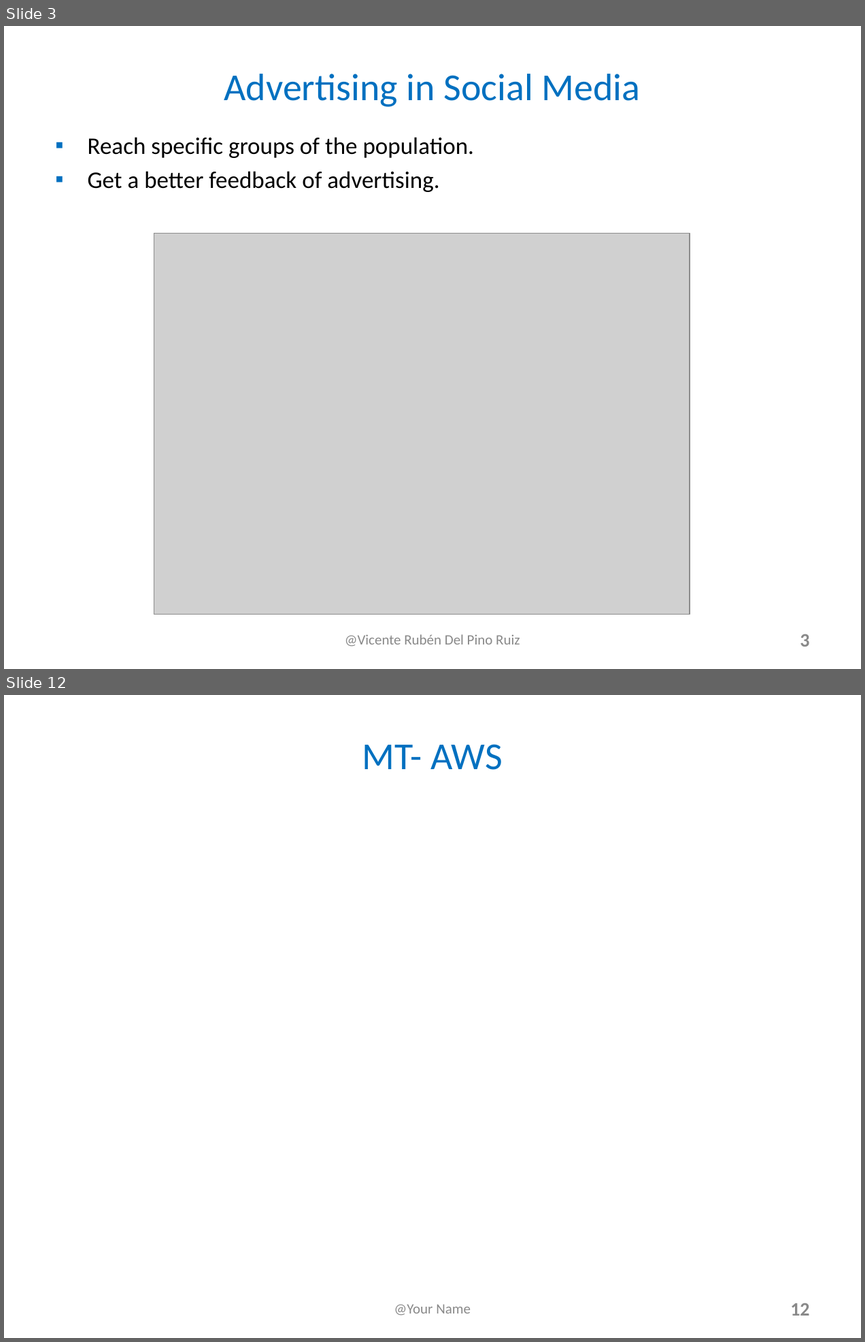
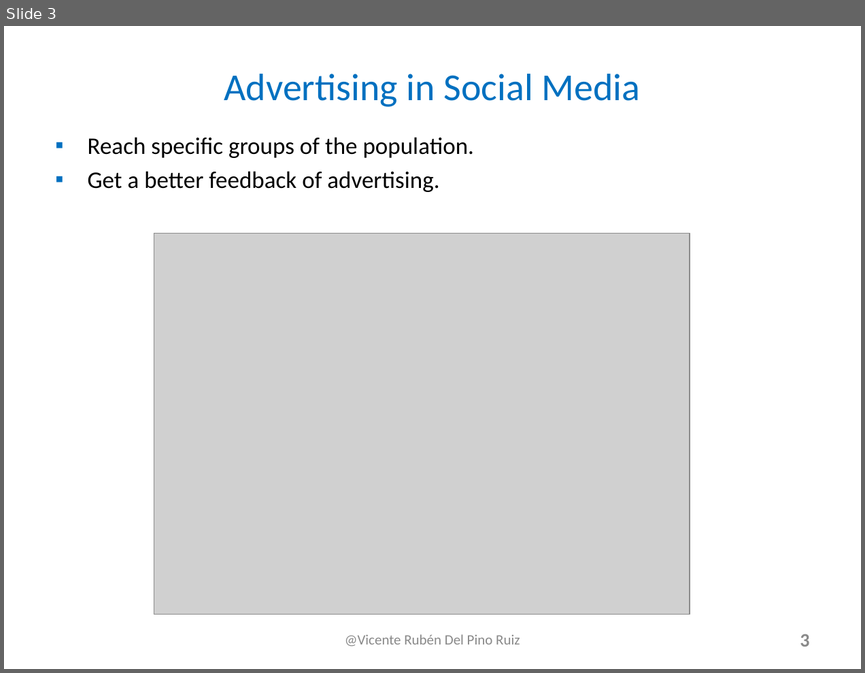
Before and after one commit to MovieTrender/Documentation, a slide deck: Big Data Case Study in Social Media.ppt. Shown one above the other, each under a label of ours: slides 3 and 12 before the commit, slide 3 after it; the slides between them are not shown. The pictures are 865x1342 and 865x673 pixels, drawn with LibreOffice and Linux fonts; fonts in the diff are those of the drawing; grey boxes stand for pictures. Boxes give left, top, right and bottom in pixels: in the first picture for what was removed or moved away, otherwise in the second. Text is boxed around its words. In the diff, an @@ line names an element or a change of style, - is before the commit and + after.

```diff
--- a/Big Data Case Study in Social Media.ppt
+++ b/Big Data Case Study in Social Media.ppt
@@ slide 12 removed at (4,695,861,1338), background #FFFFFF @@
@@ title removed at (362,744,502,770) @@
-MT- AWS
@@ text removed at (394,1304,470,1315) @@
-@Your Name
@@ page number removed at (790,1303,809,1315) @@
-12
```
Also in this commit, not shown: 10 slides changed, 3 slides added, 2 other slides removed, 1 other file.
